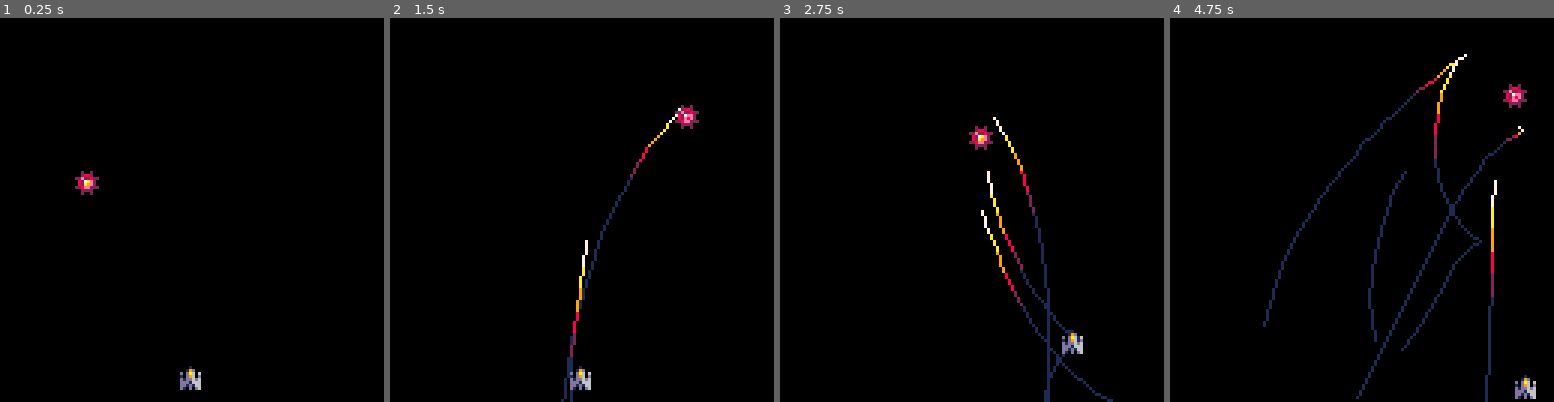
Above: before the commit, frames 1-4 (left to right).
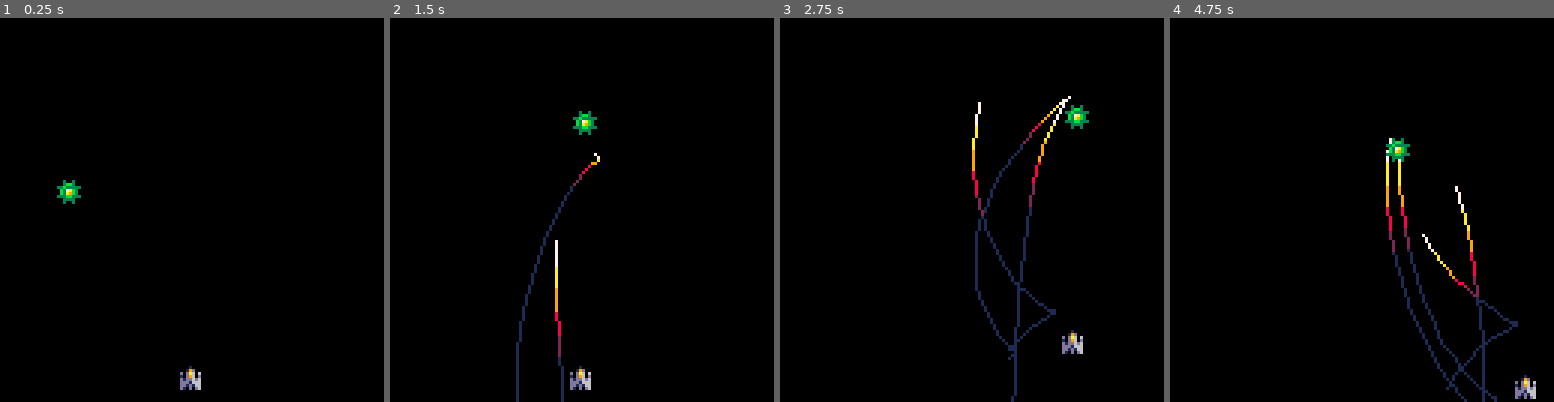
Above: after the commit, the same moments.

Repository: winkerVSbecks/pico-8
Game: PICO-8 cartridge missile.p8
Two runs of this game, one before a commit and one after it. Both use one fixed random seed, a clock stepped at 60 frames per second and the inputs below.
Inputs:
- Up to frame 1 (0.25 s): no input
- Up to frame 2 (1.5 s): tap X (X key) at 0.33, 1.07 s
- Up to frame 3 (2.75 s): hold Right 1.6-2.1 s; tap X (X key) at 1.85 s; hold Up 2.15-2.42 s; hold Right from 2.47 s (still down)
- Up to frame 4 (4.75 s): tap X (X key) at 2.97, 4.08 s; release Right at 3.03 s; hold Left 3.08-3.58 s; hold Down 3.63-3.97 s; hold Right 4.02-4.68 s; hold Up from 4.73 s (still down)

The runs differ from the first frame. In frame 1, 0.5% of the frame differs, in the area x 14-26%, y 39-49%; in frame 2, 2.1%; in frame 3, 3.3%; in frame 4, 4.7%, in the area x 24-93%, y 9-100%.

Commit message:
removes unsed props

Diff:
--- a/missile.p8
+++ b/missile.p8
@@ -23,29 +23,15 @@
   e.x = 0
   e.y = 0
   e.t = 0
-  e.cd = 0
   e.vx = 0
   e.vy = 0
   e.frict = 1
   e.fr = 0
-  e.ray = 4
-
-  e.flash =  0
+
   e.bad = 0
-  e.bul = 0
-  e.life = 1
-  e.life_max = 1
-  e.shield = 0
-  e.inv = 0
   e.step = 0
   e.count = 0
-  e.tsh = 0
-  e.track = {}
-  e.track_i = 1
-  e.fam = 0
-  e.draws = {}
   e.cva = 0.1
-  e.pierce = 0
 
   add(ents,e)
   return e
@@ -88,10 +74,6 @@
 end
 
 function draw_ent(e)
-  if(e.flash > 0 ) then
-  for i=0,15 do pal(i,7) end
-  end
-
   -- frame
   fr = e.fr
   if(e.anim ~= nil) then
@@ -115,8 +97,6 @@
   hero.fr = 2
   hero.mis = 1
   hero.upd = upd_hero
-  hero.fam = 1
-  hero.ray = 3
   hero.name = "hero"
 end
 
@@ -136,7 +116,6 @@
     b.spd = 3 + rnd(0.6)
     b.anim = nil
     b.fr = -1
-    b.pierce = 1
   b.name = "missile"
     b.cva = 0.1 + rnd(0.1)
   impulse(b, rnd(1), 3)
@@ -161,11 +140,9 @@
   local b = make_ent()
   b.x = e.x
   b.y = e.y
-  b.ray = 1
   b.bad = e.bad
   b.anim = {6,6,7,7,6,6,8,8}
   b.kind = 1 + e.bad
-  b.bul = 1
   b.outlim = 4
   sfx(2 + b.bad, 3)
   return b
@@ -210,21 +187,15 @@
 function upd_enemy(e)
   lim = 80
   spd = 1
-  if(e.shield <= 0) then
-  if(e.fr == 80) then sfx(7) end
-  e.fr = 83 + (t % 8) / 4
-  lim = 40
-  spd = 2
-  end
   if(e.tw == nil) then
-  if(e.step < 12) then
-  if(e.t < lim) then
-  tw = move_to(e, 8 + rnd(116), 8 + rnd(60), spd)
-  else
-  e.t = 0
-  e.step = e.step + 1
-  end
-  end
+    if(e.step < 12) then
+      if(e.t < lim) then
+        tw = move_to(e, 8 + rnd(116), 8 + rnd(60), spd)
+      else
+        e.t = 0
+        e.step = e.step + 1
+      end
+    end
   end
 end
 
@@ -234,7 +205,6 @@
   e.bad = 1
   e.x = 8 + rnd(112)
   e.y = 60
-  e.fam = 1
   add(ships, e)
 
   e.name = 'Enemy'
